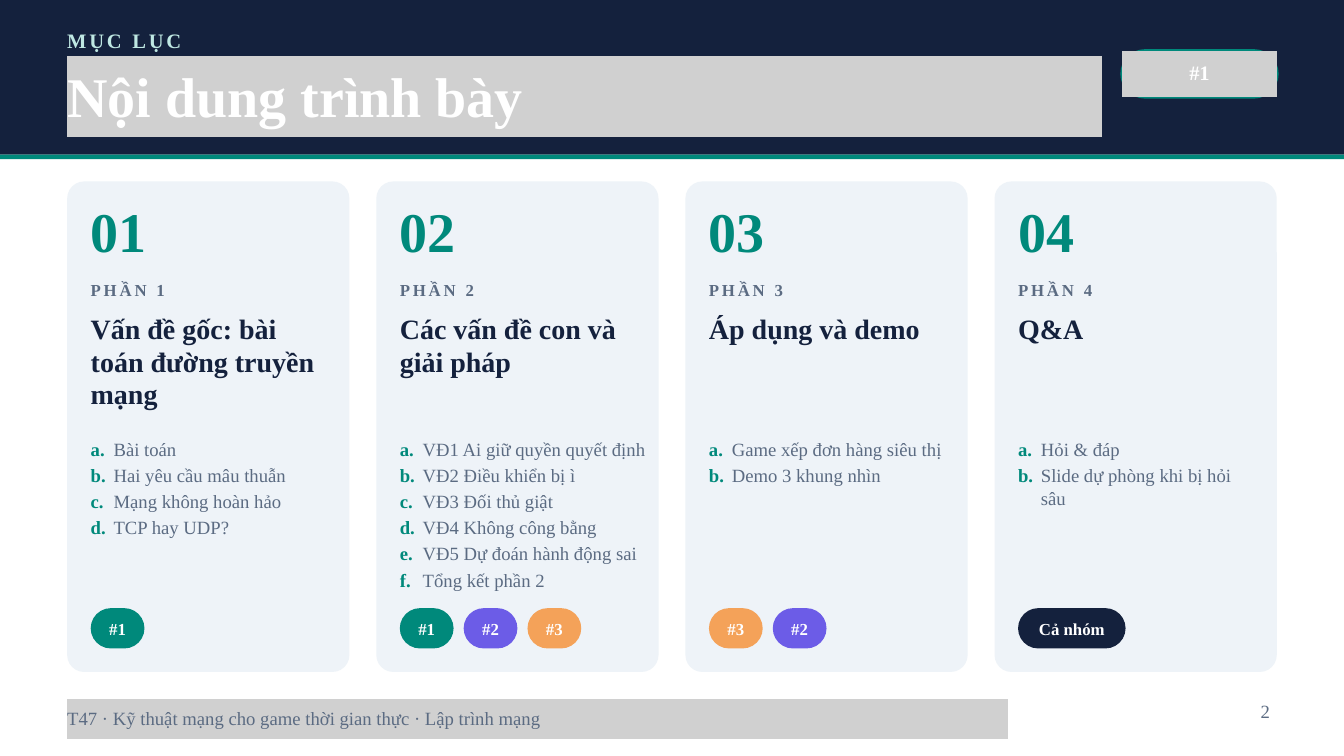
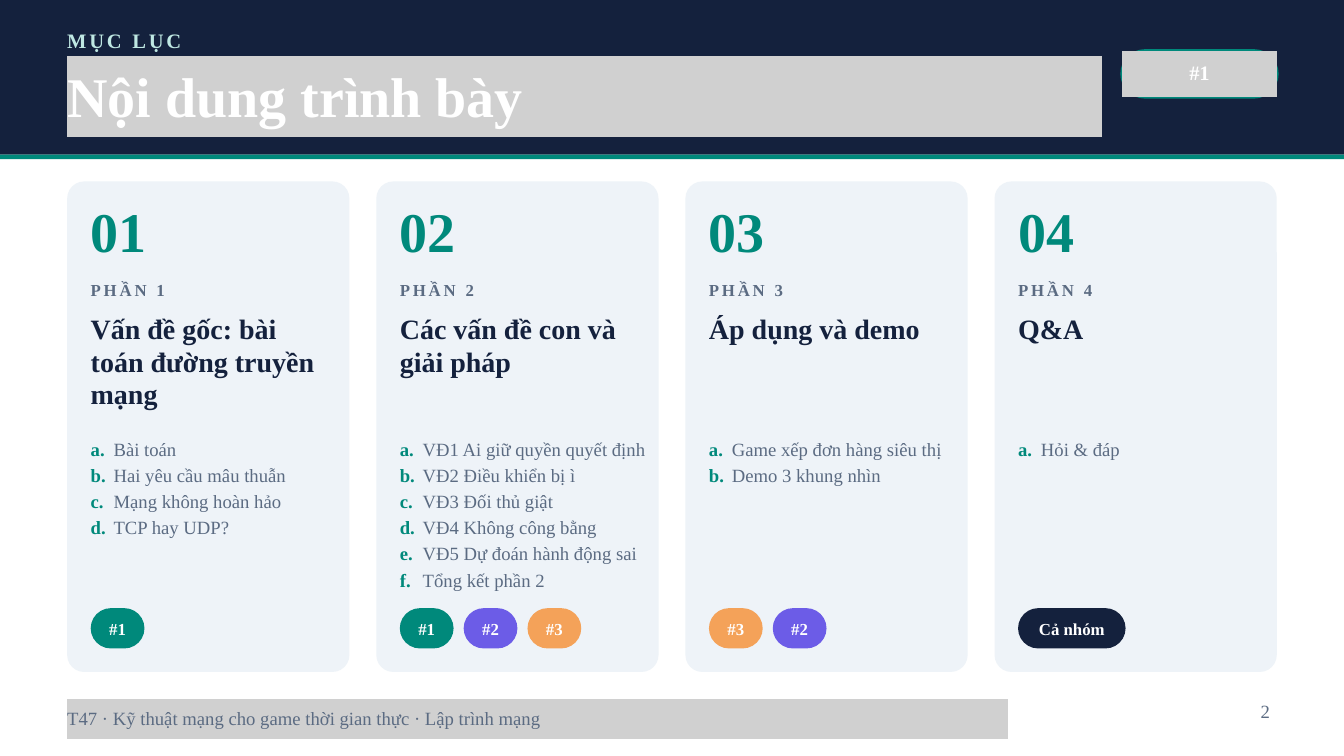
Before and after one commit to luulichma/BTL_LTM_Topic47, a slide deck: slide 2 of slides/T47_ThuyetTrinh_Khung_New.pptx. Drawn at 1344x756 pixels with LibreOffice and Linux fonts; fonts in the diff are those of the drawing; grey boxes stand for pictures. Boxes give left, top, right and bottom in pixels: in the first picture for what was removed or moved away, otherwise in the second. Text is boxed around its words. In the diff, an @@ line names an element or a change of style, - is before the commit and + after.

Commit message:
update

```diff
--- a/slides/T47_ThuyetTrinh_Khung_New.pptx
+++ b/slides/T47_ThuyetTrinh_Khung_New.pptx
@@ text at (1018, 469, 1231, 505): paragraph removed @@
-b. Slide dự phòng khi bị hỏi sâu
```
